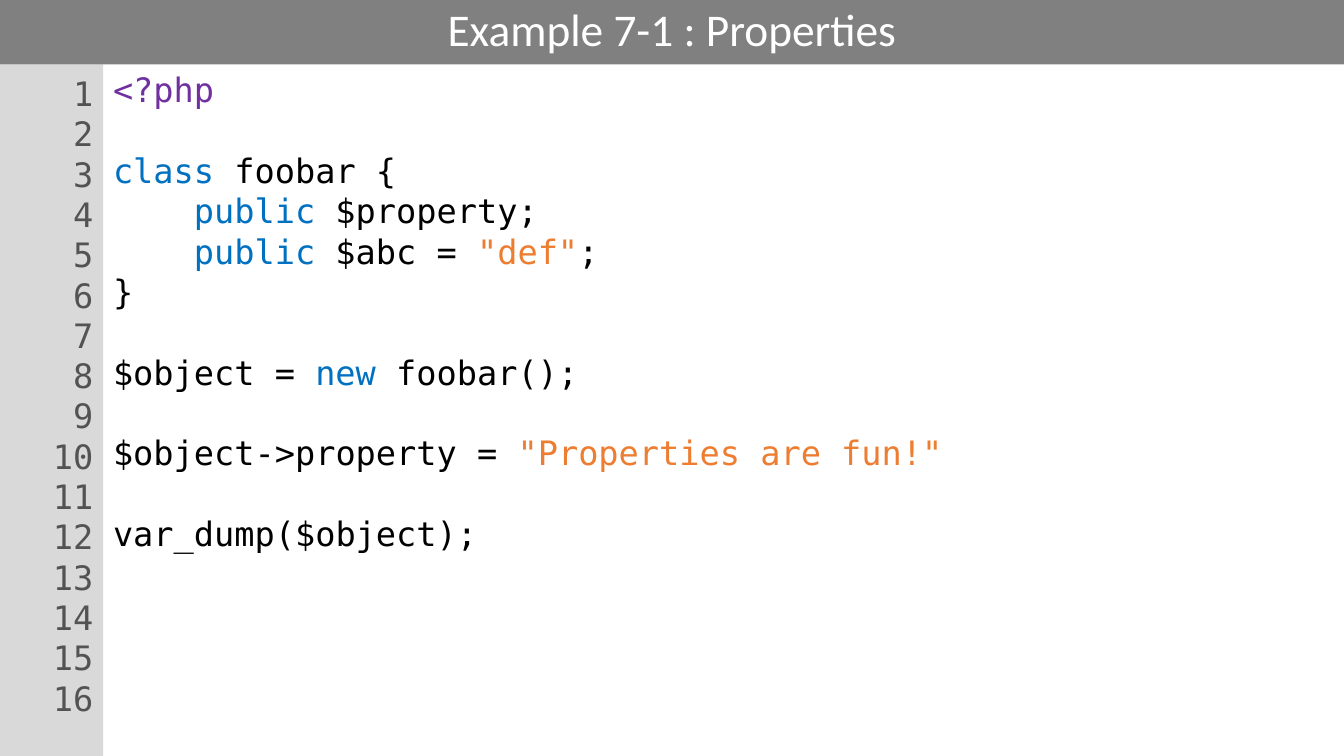
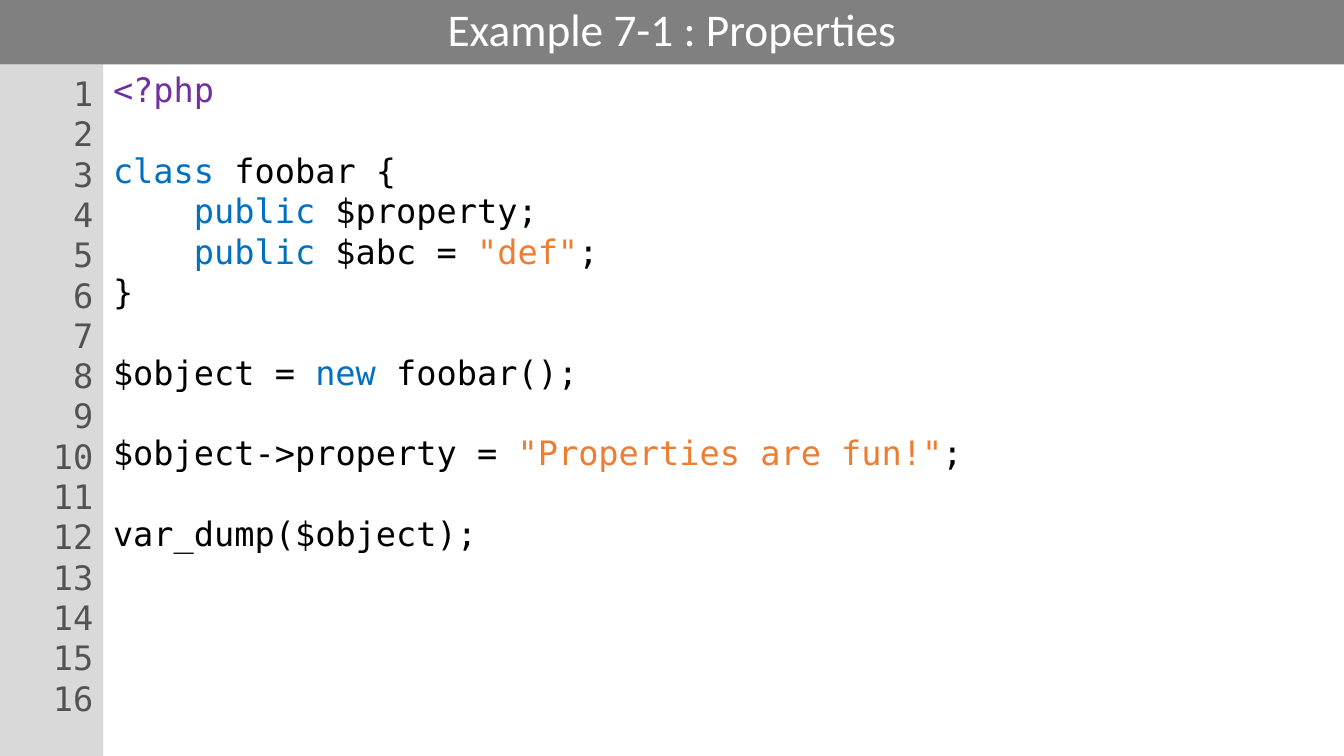
Before and after one commit to PHPEmbark/curriculum, a slide deck: slide 50 of course/1 - Basic Programming/Basic Programming.pptx. Drawn at 1344x756 pixels with LibreOffice and Linux fonts; fonts in the diff are those of the drawing. Boxes give left, top, right and bottom in pixels: in the first picture for what was removed or moved away, otherwise in the second. Text is boxed around its words. In the diff, an @@ line names an element or a change of style, - is before the commit and + after.

```diff
--- a/course/1 - Basic Programming/Basic Programming.pptx
+++ b/course/1 - Basic Programming/Basic Programming.pptx
@@ text at bbox=[113, 439, 962, 472]: text changed; text colour #ED7D31 to #000000 @@
-$object->property = "Properties are fun!"
+$object->property = "Properties are fun!";
```
Also in this commit, not shown: 5 other slides changed, 1 slide removed.
